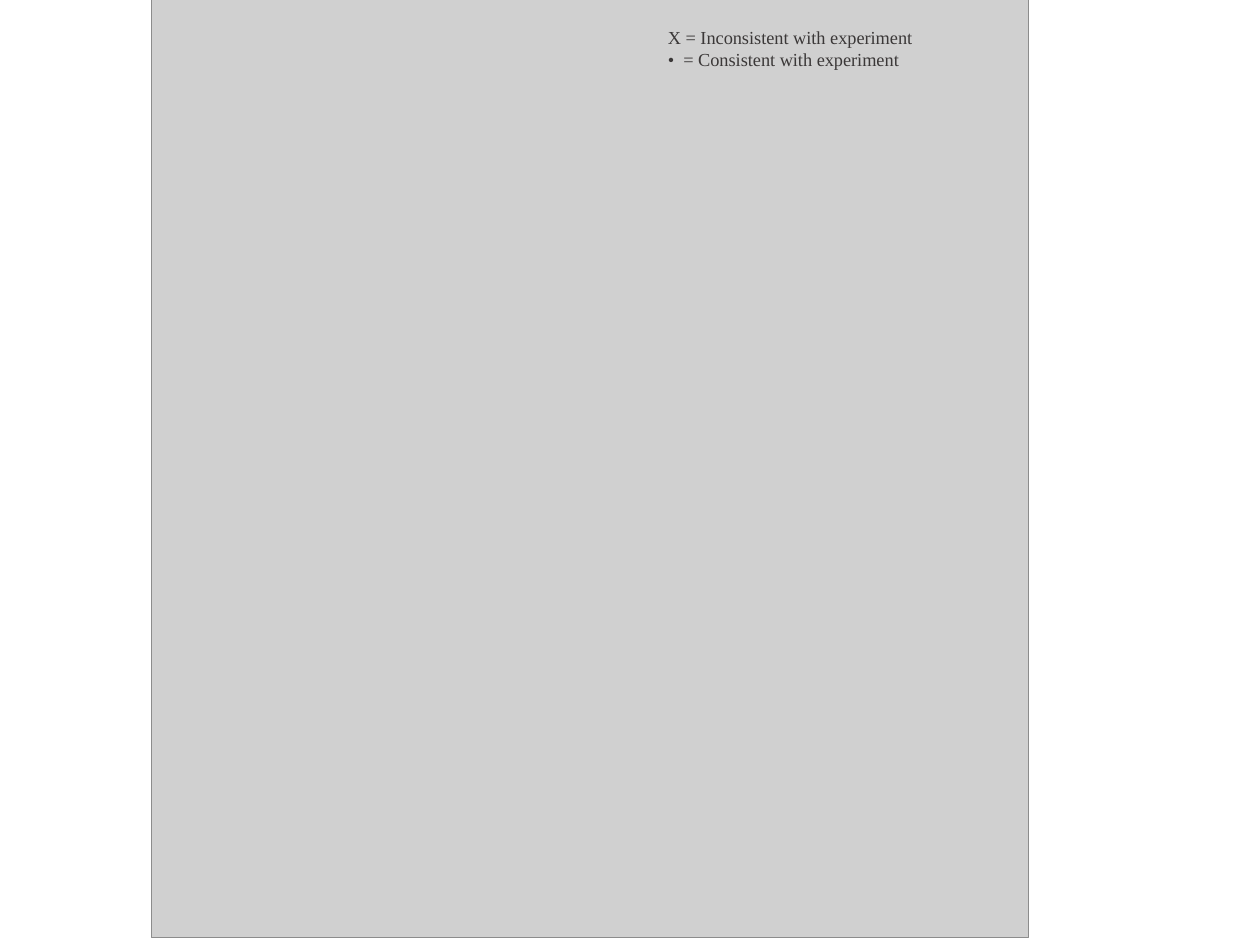
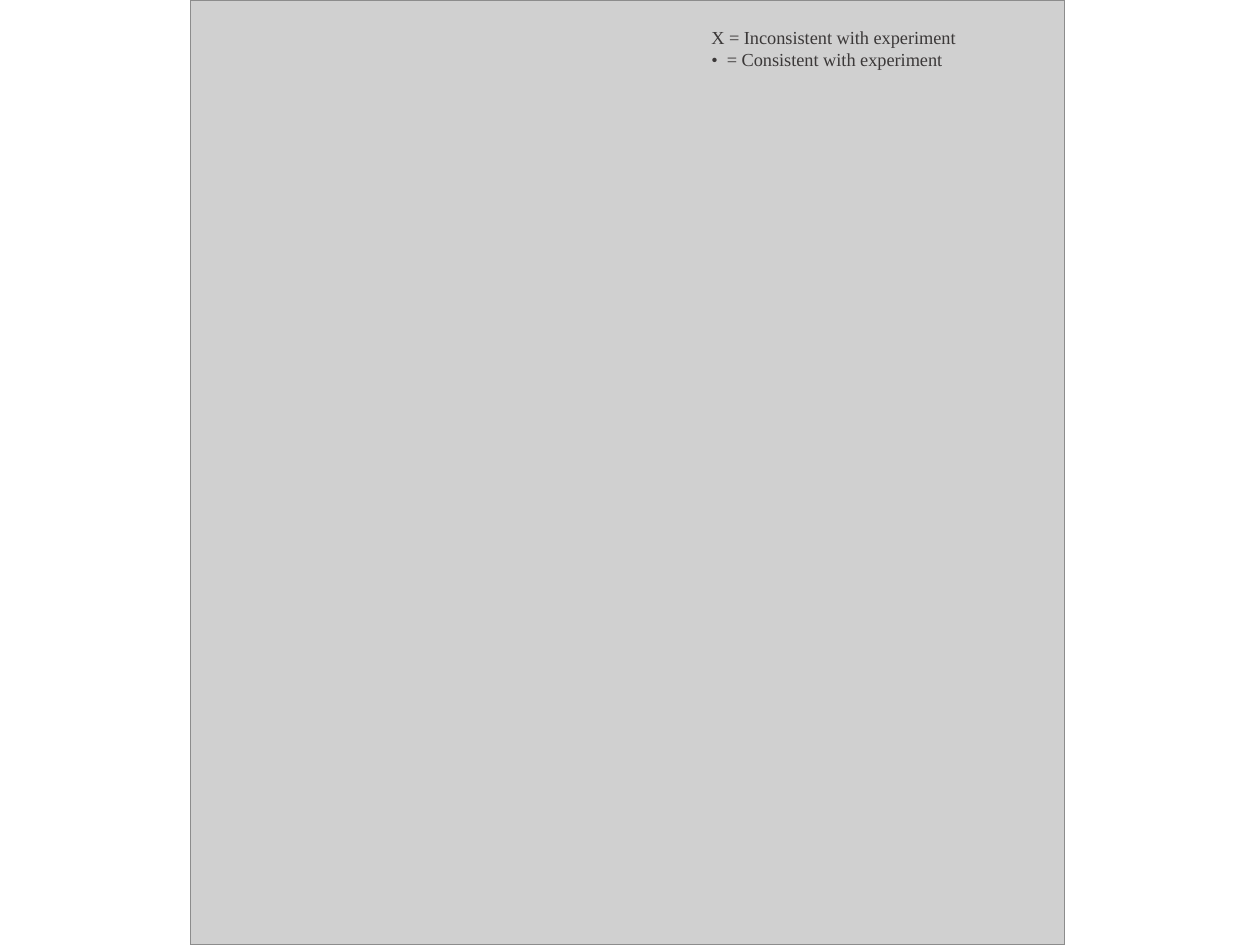
Before and after one commit to Ktaoma/A-continuous-time-Boolean-model-of-the-endocycle-events-in-budding-yeast, a slide deck: slide 1 of codes/simulate-Fig7/Fig7.pptx. Drawn at 1260x945 pixels with LibreOffice and Linux fonts; fonts in the diff are those of the drawing; grey boxes stand for pictures. Boxes give left, top, right and bottom in pixels: in the first picture for what was removed or moved away, otherwise in the second. Text is boxed around its words. In the diff, an @@ line names an element or a change of style, - is before the commit and + after.

```diff
--- a/codes/simulate-Fig7/Fig7.pptx
+++ b/codes/simulate-Fig7/Fig7.pptx
@@ picture: place and size @@
-picture at (151, 0, 1028, 937)
+picture at (190, 0, 1063, 945)
@@ text "X = Inconsistent with experiment": place and size @@
-text "X = Inconsistent with experiment" at (668, 31, 912, 70)
+text "X = Inconsistent with experiment" at (711, 31, 956, 70)
```
Also in this commit, not shown: 24 other files.
